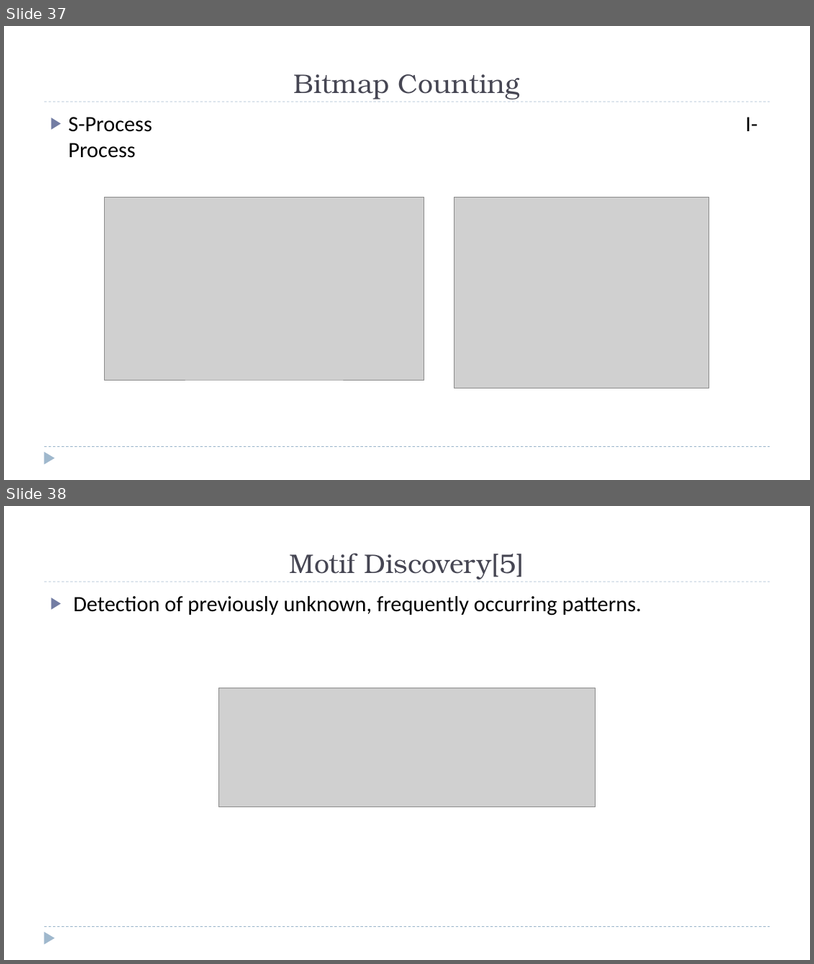
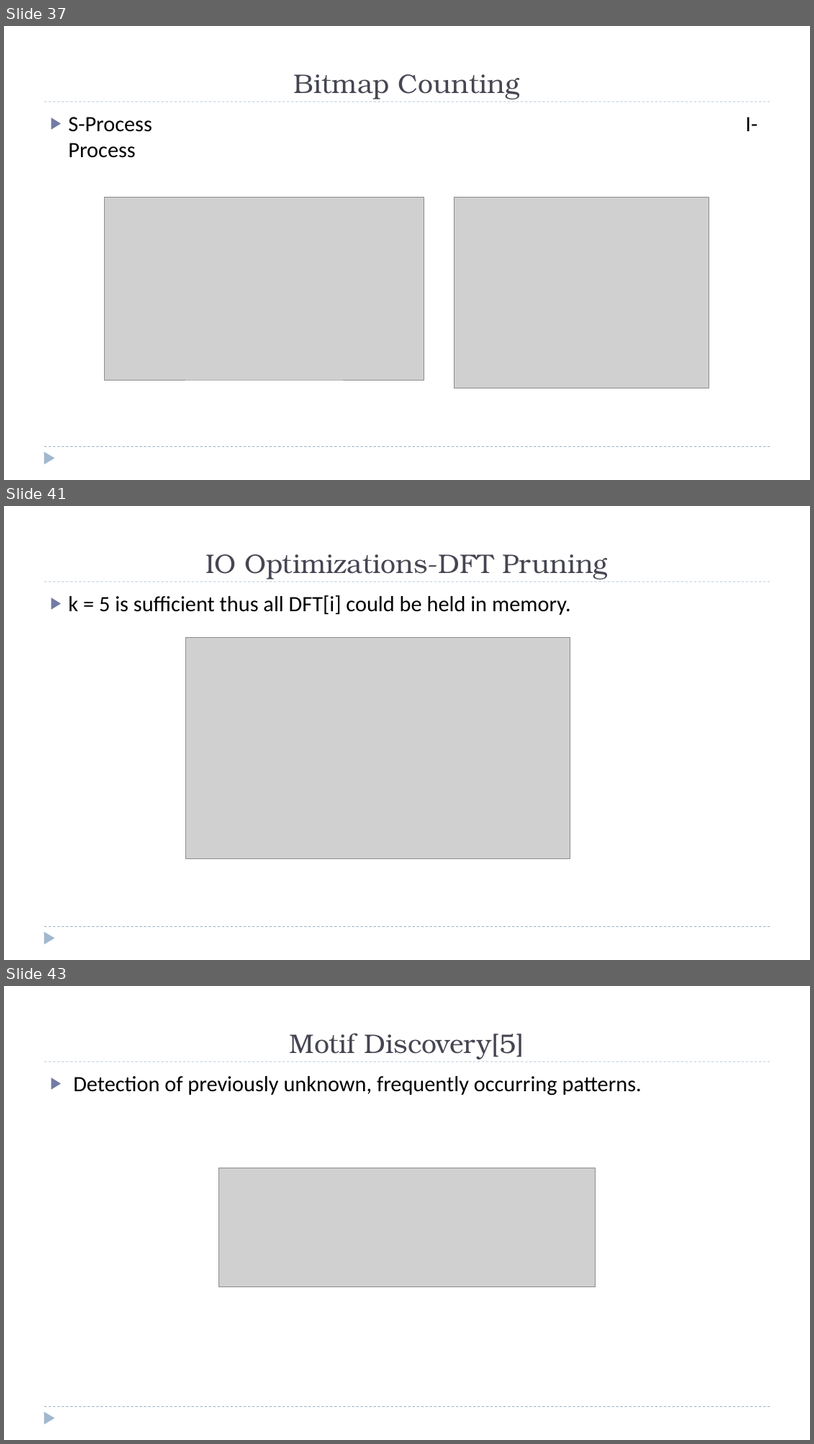
Before and after one commit to zixiaojindao/time-series-survey, a slide deck: slide/tsdm.pptx. Shown one above the other, each under a label of ours: slides 37 and 38 before the commit, slides 37, 41 and 43 after it; the slides between them are not shown. The pictures are 814x964 and 814x1444 pixels, drawn with LibreOffice and Linux fonts; fonts in the diff are those of the drawing; grey boxes stand for pictures. Boxes give left, top, right and bottom in pixels: in the first picture for what was removed or moved away, otherwise in the second. Text is boxed around its words. In the diff, an @@ line names an element or a change of style, - is before the commit and + after.

```diff
--- a/slide/tsdm.pptx
+++ b/slide/tsdm.pptx
@@ slide 41 added at <box>4,506,810,960</box>, background #FFFFFF; not listed: 3 template elements that a slide beside it also shows @@
@@ title added at <box>206,554,608,579</box>, 32 pt, text #464653 @@
+IO Optimizations-DFT Pruning
@@ text added at <box>68,595,571,615</box>, 26 pt, text #000000 @@
+▶ k = 5 is sufficient thus all DFT[i] could be held in memory.
@@ picture added at <box>185,637,570,859</box> @@
@@ what was slide 38 is now slide 43 @@
```
Also in this commit, not shown: 2 slides changed, 4 other slides added, 2 other files.
